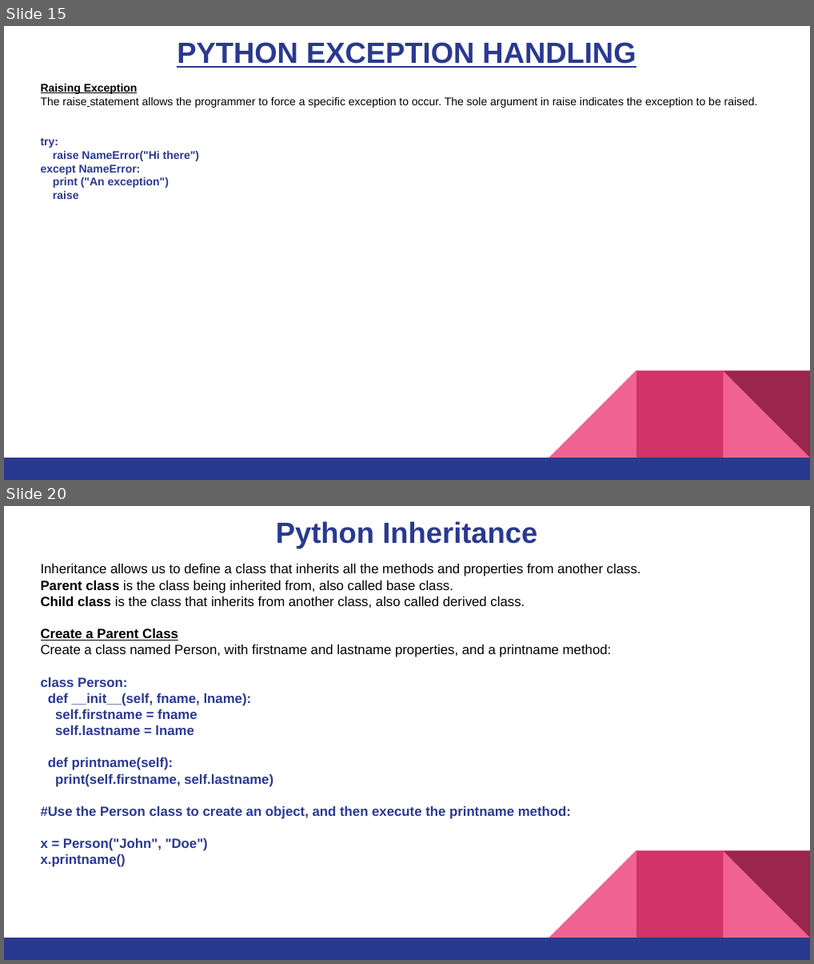
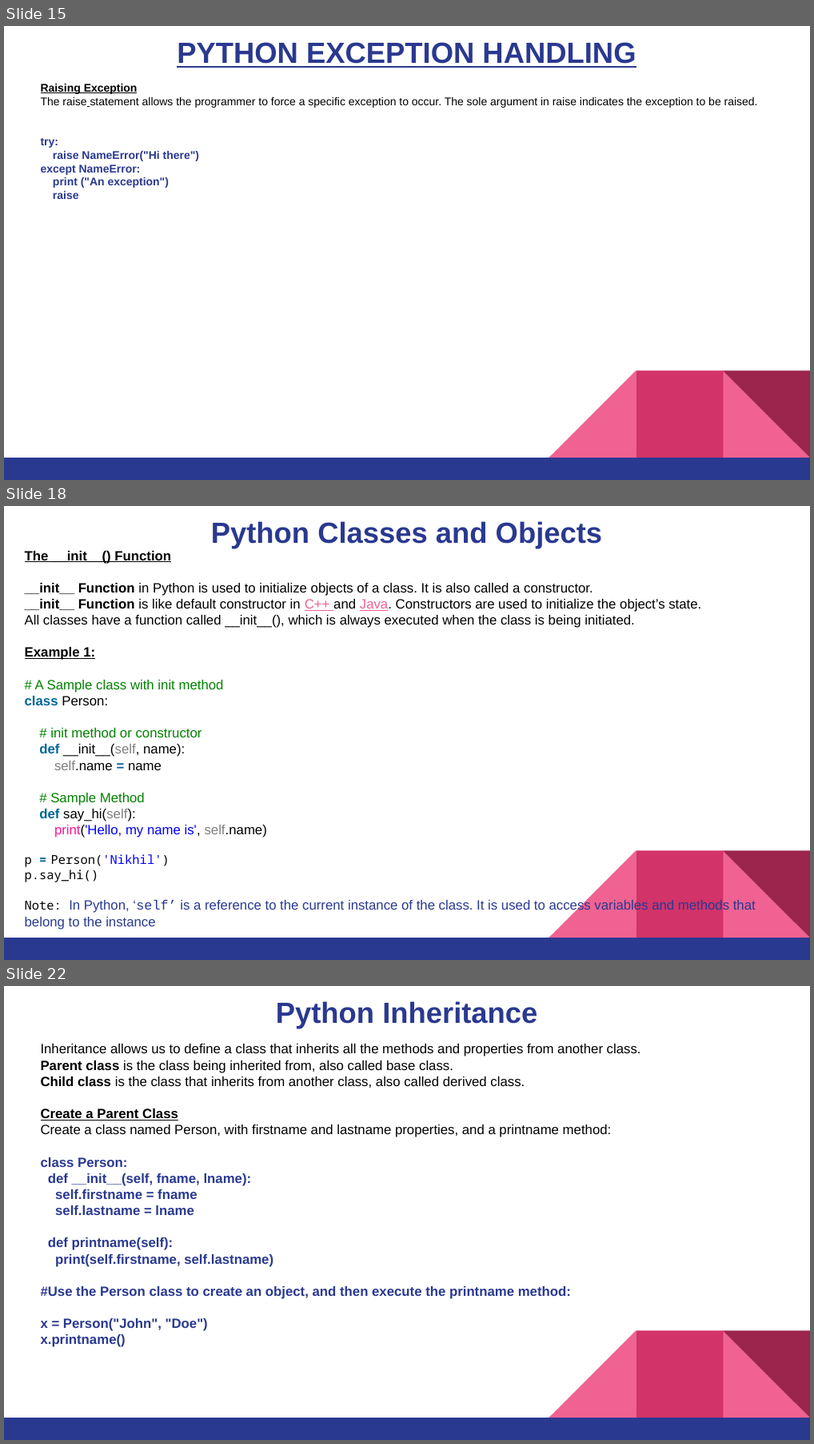
Before and after one commit to pnytrainingrepo/artificial-intelligence, a slide deck: Python-Programming-Week02.pptx. Shown one above the other, each under a label of ours: slides 15 and 20 before the commit, slides 15, 18 and 22 after it; the slides between them are not shown. The pictures are 814x964 and 814x1444 pixels, drawn with LibreOffice and Linux fonts; fonts in the diff are those of the drawing. Boxes give left, top, right and bottom in pixels: in the first picture for what was removed or moved away, otherwise in the second. Text is boxed around its words. In the diff, an @@ line names an element or a change of style, - is before the commit and + after.

```diff
--- a/Python-Programming-Week02.pptx
+++ b/Python-Programming-Week02.pptx
@@ slide 18 added at [4, 506, 810, 960], background #FFFFFF; not listed: 5 template elements that a slide beside it also shows @@
@@ title added at [211, 521, 602, 549], 26 pt, text #2A3990, bold @@
+Python Classes and Objects
@@ text added at [25, 551, 756, 929], 12 pt, text #000000 @@
+The __init__() Function
+__init__ Function in Python is used to initialize objects of a class. It is also called a constructor.
+__init__ Function is like default constructor in C++ and Java. Constructors are used to initialize the object’s state.
+All classes have a function called __init__(), which is always executed when the class is being initiated.
+Example 1:
+# A Sample class with init method
+class Person:
+# init method or constructor
+def __init__(self, name):
+self.name = name
+# Sample Method
+def say_hi(self):
+print('Hello, my name is', self.name)
+p = Person('Nikhil')
+p.say_hi()
+Note: In Python, ‘self’ is a reference to the current instance of the class. It is used to access variables and methods that belong to the instance
@@ what was slide 20 is now slide 22 @@
```
Also in this commit, not shown: 3 slides changed, 9 other slides added, 2 slides removed, 24 other files.
